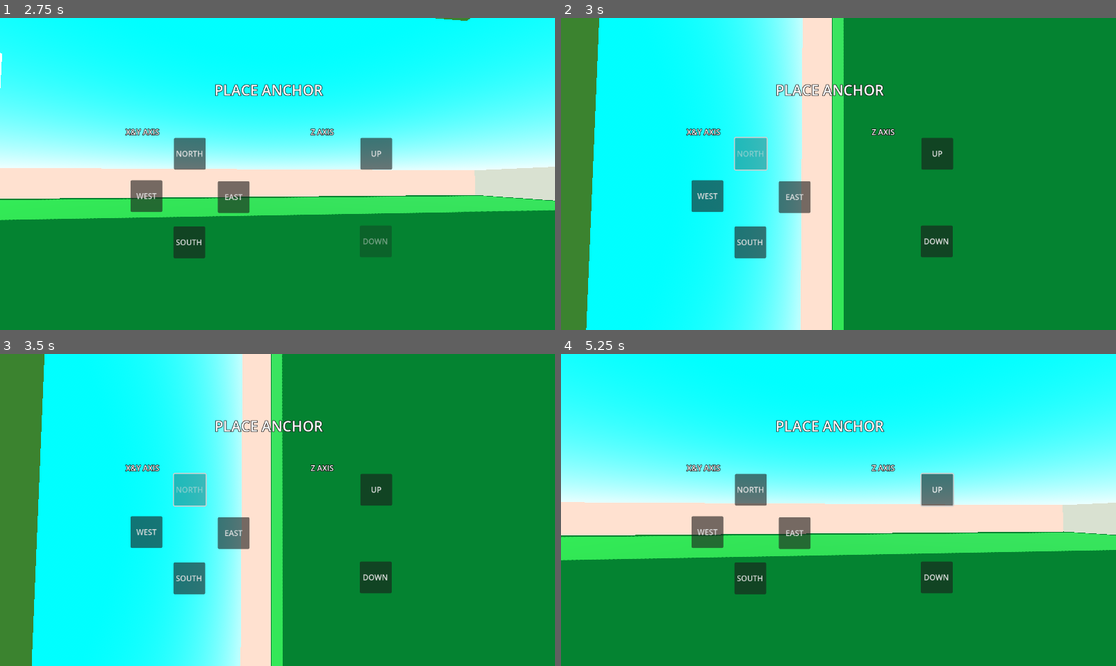
Above: before the commit, frames 1-4 (two rows, left to right).
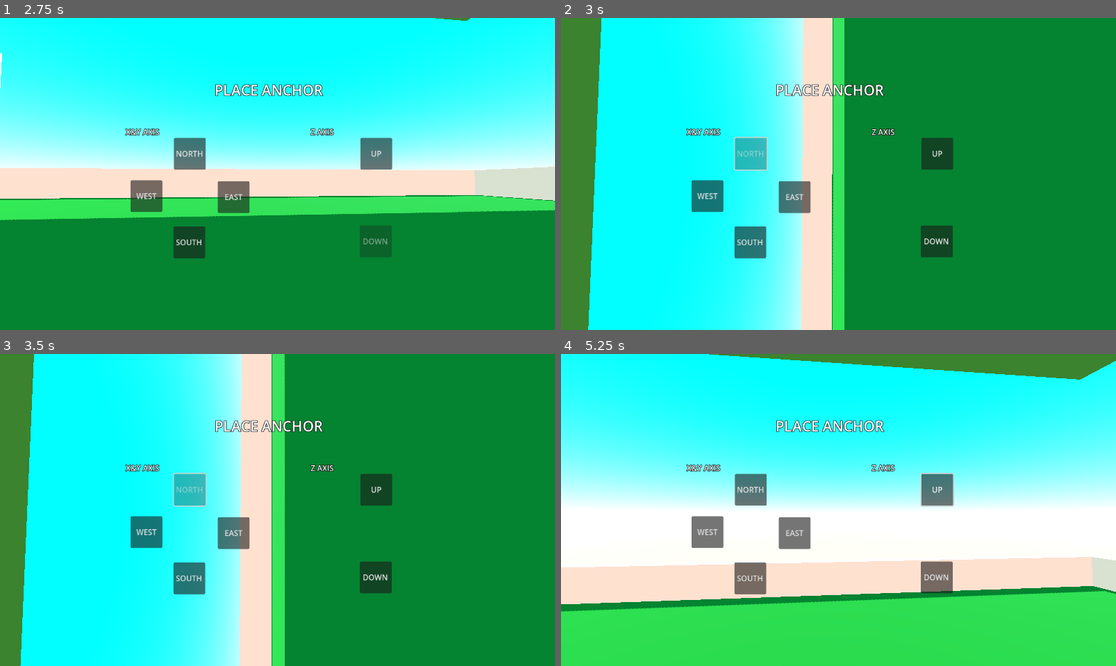
Above: after the commit, the same moments.

Repository: Dav1dFS/Paravision
Game: Godot game, scene res://Scenes/FP_POV.tscn
Two runs of this game, one before a commit and one after it. Both use one fixed random seed, a clock stepped at 60 frames per second and the inputs below.
Inputs (mouse positions are in pixels of both pictures, inside the frame that each line leads up to):
- Up to frame 1 (2.75 s): tap Enter at 0.5 s; move the mouse to (305, 174) at 0.52 s; hold W (forward) from 0.53 s (still down); tap Space (jump) at 0.6, 0.77, 1.07, 1.52, 1.55, 1.82, 2.3 s; move the mouse to (249, 174) at 1.27 s; tap C (crouch_stand) at 1.35 s; move the mouse to (288, 167) at 2.02 s; tap 4 (gravity_toggle) at 2.1 s
- Up to frame 2 (3 s): release W (forward) at 2.75 s; click "NORTH" at 2.75 s
- Up to frame 3 (3.5 s): no input
- Up to frame 4 (5.25 s): click "UP" at 3.5 s; click "DOWN" at 4.25 s; move the mouse to (810, 572) at 5.02 s; hold W (forward) from 5.03 s (still down); tap E (interact) at 5.1 s

Frame 1 is identical in both runs. In frame 2, 0.8% of the frame differs, in the area x 4-52%, y 0-100%; in frame 3, 2.8%; in frame 4, 52%, in the area x 0-100%, y 0-100%.

Commit message:
Bug Fixes
The basic mechanic is almost done, i just need to figure out why the jump isn't working

Diff:
--- a/Scripts/player.gd
+++ b/Scripts/player.gd
@@ -119,55 +119,39 @@
 	if Input.is_action_just_pressed("jump") and is_on_floor() and not is_crouching:
 		match horizontal_anchor:
 			false:
-				jump_calc (inverted, true, JUMP_VELOCITY, 0, 0)
-				jump_calc (inverted, false, JUMP_VELOCITY, 0, 0)
+				jump_calc (inverted, JUMP_VELOCITY, 0, 0)
 			true:
-				jump_calc (x_axis, true, 0, JUMP_VELOCITY, 0)
-				jump_calc (x_axis, false, 0, JUMP_VELOCITY, 0)
-				jump_calc (z_axis, true, 0, 0, JUMP_VELOCITY)
-				jump_calc (z_axis, false, 0, 0, JUMP_VELOCITY)
-
-
+				jump_calc (x_axis, 0, JUMP_VELOCITY, 0)
+				jump_calc (z_axis, 0, 0, JUMP_VELOCITY)
 
 		#velocity.y = JUMP_VELOCITY
-		#put function here
 
 	var input_dir := Input.get_vector("left", "right", "forward", "back")
 	var direction = (head.transform.basis * Vector3(input_dir.x, 0, input_dir.y)).normalized()
 
 	if is_on_floor():
 		if direction:
-			if horizontal_anchor == false:
-				vertical_grav_floor_movement(false, direction, 1)
-				vertical_grav_floor_movement(true, direction, -1)
-			elif horizontal_anchor == true:
-				hori_grav_floor_movement(x_axis, false, 0, direction.x, -1, direction.x, 1, direction.z)
-				#hori_grav_floor_movement(x_axis, true, direction, -1)
-				#hori_grav_floor_movement(z_axis, false, direction, 1)
-				#hori_grav_floor_movement(z_axis, true, direction, -1)
-
-			#"if inverted == false:
-				#velocity.x = direction.x * speed
-				#velocity.z = direction.z * speed
-			#elif inverted == true:
-				#velocity.x = direction.x * speed
-				#velocity.z = -direction.z * speed
-			#elif horizontal_anchor == true:"
+			match horizontal_anchor:
+				false:
+					vertical_grav_floor_movement(false, direction, 1)
+					vertical_grav_floor_movement(true, direction, -1)
+				true:
+					hori_grav_floor_movement(x_axis, false, 0, direction.x, -1, direction.x, 1, direction.z)
 
 		else:
 			if horizontal_anchor == false:
-				lerp_after_mov(direction, delta, inverted, 1, 1, 0 , 7.0)
+				velocity.x = lerp(velocity.x, direction.x * speed, delta * 7.0)
+				velocity.z = lerp(velocity.z, direction.z * speed, delta * 7.0)
 
 			elif horizontal_anchor == true:
-				lerp_after_mov(direction, delta, x_axis, 0, 1, 1 , 7.0)
+				lerp_after_mov_X(direction, delta, x_axis, 7.0)
 			#velocity.x = lerp(velocity.x, direction.x * speed, delta * 7.0)
 			#velocity.z = lerp(velocity.z, direction.z * speed, delta * 7.0)
 	else:
-		#if horizontal_anchor == false:
-			#lerp_after_mov(direction, delta, inverted, 1, 1, 0 , 3.0)
-
-		#elif horizontal_anchor == true:
-			#lerp_after_mov(direction, delta, x_axis, 0, 1, 1 , 3.0)
+
+		#note: if the player starts floating endlessly in one axis mid air
+		#then check these two lines below, it might be cause they aint doin
+		#their thing on the right axis, if nothing breaks, then nice ig haahahah
 
 		velocity.x = lerp(velocity.x, direction.x * speed, delta * 3.0)
 		velocity.z = lerp(velocity.z, direction.z * speed, delta * 3.0)
@@ -234,7 +218,7 @@
 
 
 func _on_down_pressed() -> void:
-	velocity = Vector3.ZERO
+	#velocity = Vector3.ZERO
 	player_anim_player.play("idle")
 	inverted = false
 	gravity = 9.8
@@ -246,7 +230,7 @@
 	horizontal_anchor = false
 
 func _on_up_pressed() -> void:
-	velocity = Vector3.ZERO
+	#velocity = Vector3.ZERO
 	player_anim_player.play("inverted")
 	inverted = true
 	gravity = -9.8
@@ -259,7 +243,7 @@
 
 
 func _on_north_pressed() -> void:
-	velocity = Vector3.ZERO
+	#velocity.y = 0
 	horizontal_anchor = true
 	player_anim_player.play("north")
 	inverted = false
@@ -308,16 +292,9 @@
 		#vertical axis
 		velocity.y -= grav_float_3 * delta
 
-		#maybe the -= is what's causing the issue by not reseting to velocity after changing,
-		#maybe i need a function that resets velocity before
-		#applying a new gravity, this way old gravity does not affect new one.
-
-
-		#IDEA 2: Instead of a bool signifying axis, you use a string with the names "X_axis" and "Z_axis" etc,
-		#e assim não precisas de usar demasiados ifs
-
-func jump_calc(anchor_bool: bool, anchor_bool_state: bool, value_1: float, value_2: float, value_3: float):
-	if anchor_bool == anchor_bool_state:
+
+func jump_calc(anchor_bool: bool, value_1: float, value_2: float, value_3: float):
+	if anchor_bool == true || anchor_bool == false:
 		#vertical axis
 		velocity.y = value_1
 
@@ -325,17 +302,8 @@
 		velocity.x = value_2
 		velocity.z = value_3
 
-
-func lerp_after_mov (direction, delta, anchor_bool :bool,
-value_1: float, value_2: float, value_3: float, final_value: float):
+func lerp_after_mov_X (direction, delta, anchor_bool :bool, final_value: float):
+
 	if anchor_bool == true || anchor_bool == false:
-		#horizontal
-		velocity.x = value_1 * lerp(velocity.x, direction.x * speed, delta * final_value)
-		velocity.z = value_2 * lerp(velocity.z, direction.z * speed, delta * final_value)
-
-		#vertical
-		velocity.y = value_3 * lerp(velocity.y, direction.y * speed, delta * final_value)
-
-#I NEED to find a way to reset the unnused asset only once, in an instant, so its
-# not affected by the previous state it was in but it continues to funcion as normal
-#cause right now, what im doing is destroying the jump, despite helping with lerping
+		velocity.y = lerp(velocity.y, direction.y * speed, delta * final_value)
+		velocity.z = lerp(velocity.z, direction.z * speed, delta * final_value)
